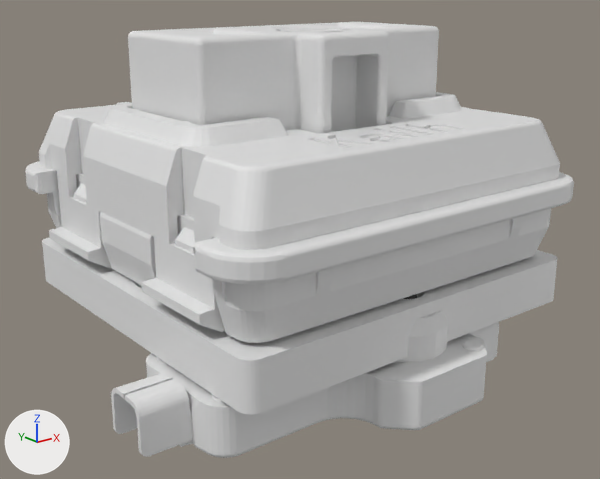
What one commit did to the Blender file archive/kailh-hotswp-low-profile.blend.
One viewpoint serves both versions: a camera (50 mm lens) standing at (-18.3, -23.4, 7.4) and looking at (-0.5, -1.2, -1.5). The lights are fixed; the arrows at lower left show +X, +Y and +Z.

Names of what the first picture shows: 'choc', 'choc.001', 'kailh-1350-low-profile-socket'.
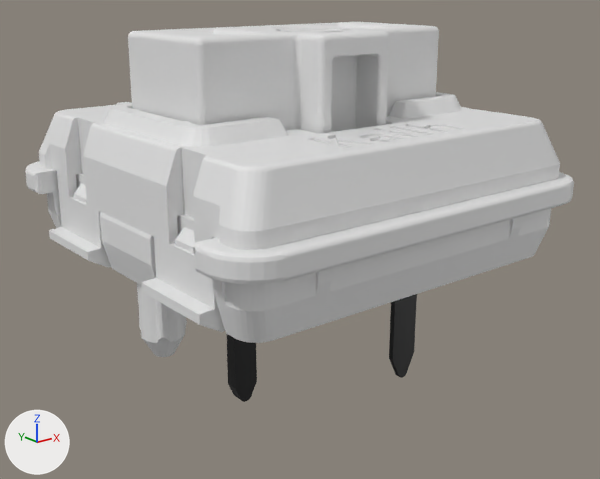
Commit message: working on a low-profile one without curvature

What differs and where, as boxes (x1, y1, x2, y2) in the pictures (600 x 479 px):
'choc.001', hidden
    before: (42, 237, 557, 414)
'kailh-1350-low-profile-socket', hidden
    before: (111, 311, 499, 458)

Patch to the scene script:
```diff
--- a/archive/kailh-hotswp-low-profile.blend.py
+++ b/archive/kailh-hotswp-low-profile.blend.py
@@ ob_kailh_1350_low_profile_socket @@
 ob_kailh_1350_low_profile_socket.rotation_euler = (1.571, 0.0, 0.0)  # degrees (90, 0, 0)
+ob_kailh_1350_low_profile_socket.hide_set(True)
@@ ob_choc_001 @@
 ob_choc_001.location = (0.0, 0.0, 0.0)
+ob_choc_001.hide_set(True)
```
